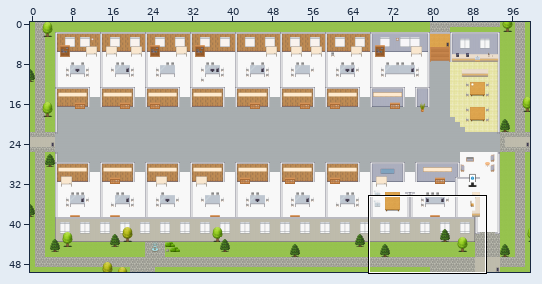
One commit to this Tiled map (JSON): maps/CH-Consumer-Customer-Experience-Platform.tmj. Above, an overview of the earlier version with the close-up marked.
Close-up. Before the commit:
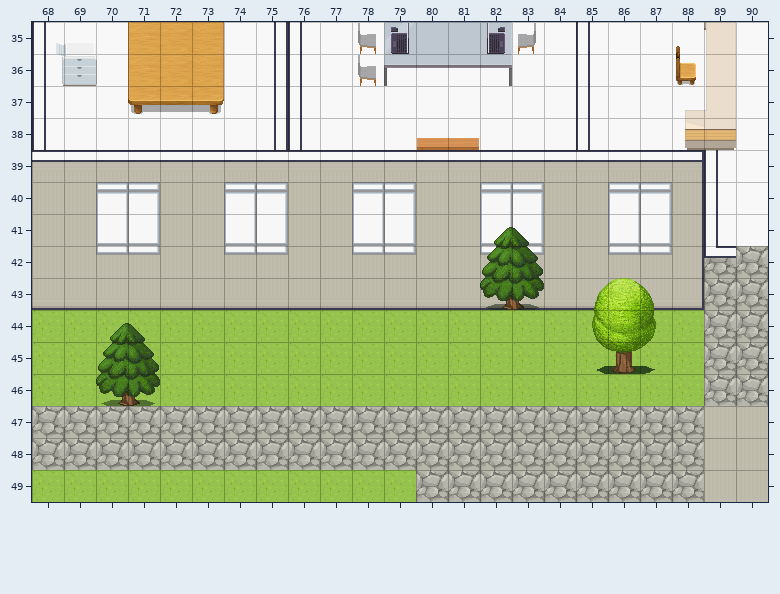
Cells are 32x32 px. Shown: x 68..90, y 35..49. The commit also changed other parts of the map, which this record leaves out.
After the commit:
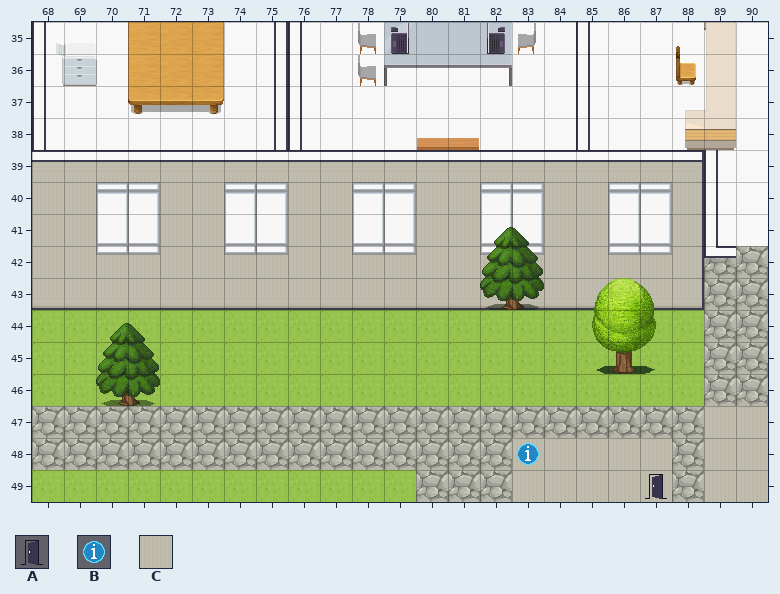
Key: from "User_Zones": A 65, B 104; from "room2": C 328.
_ is an empty cell.
Diff:
{"where": "layer \"floors\""}
{"y":48,"x":83,"old":"_____","new":"CCCCC"}
{"y":49,"x":83,"old":"_____","new":"CCCCC"}
{"where": "layer \"zones\""}
{"y":48,"x":83,"old":"_","new":"B"}
{"y":49,"x":87,"old":"_","new":"A"}
{"label":"added","picture_box":[512,438,672,502]}
